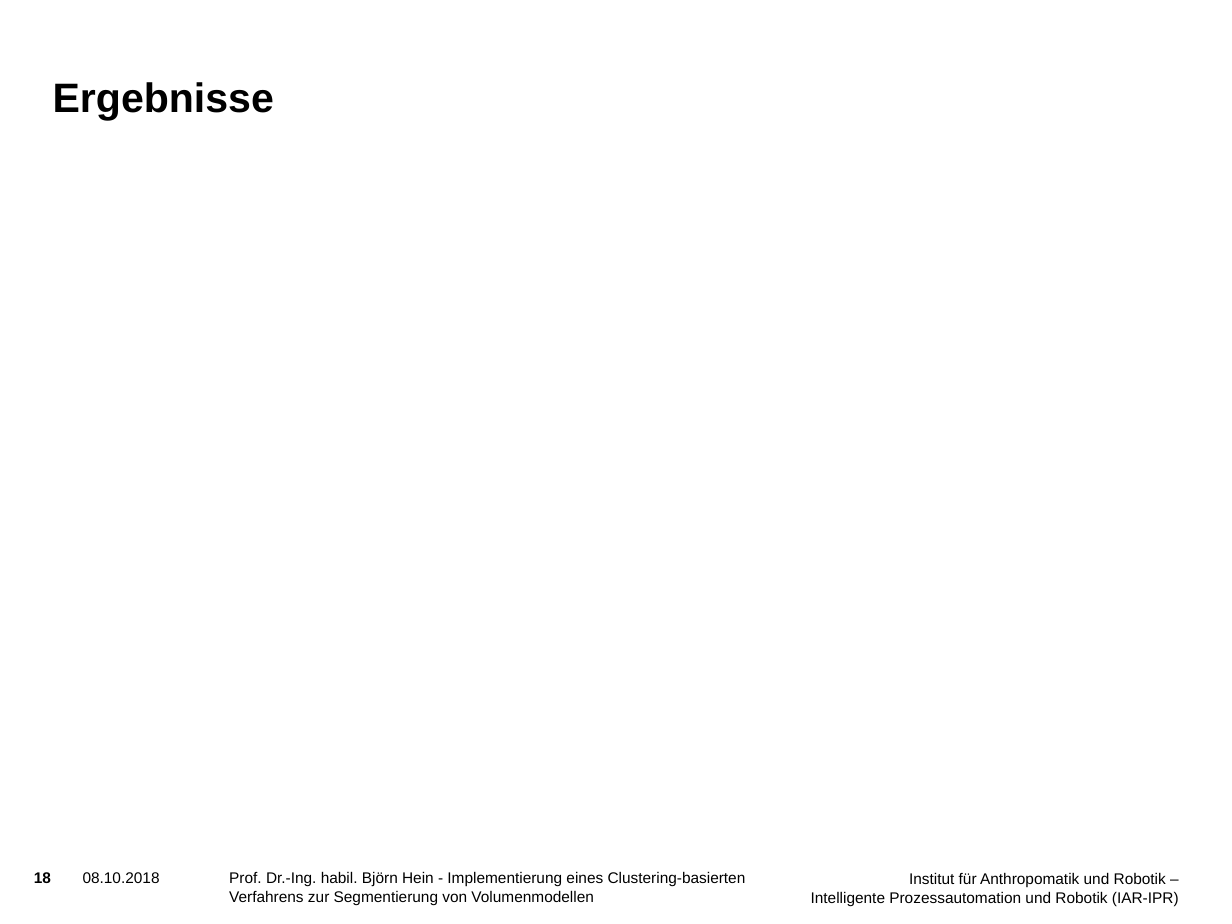
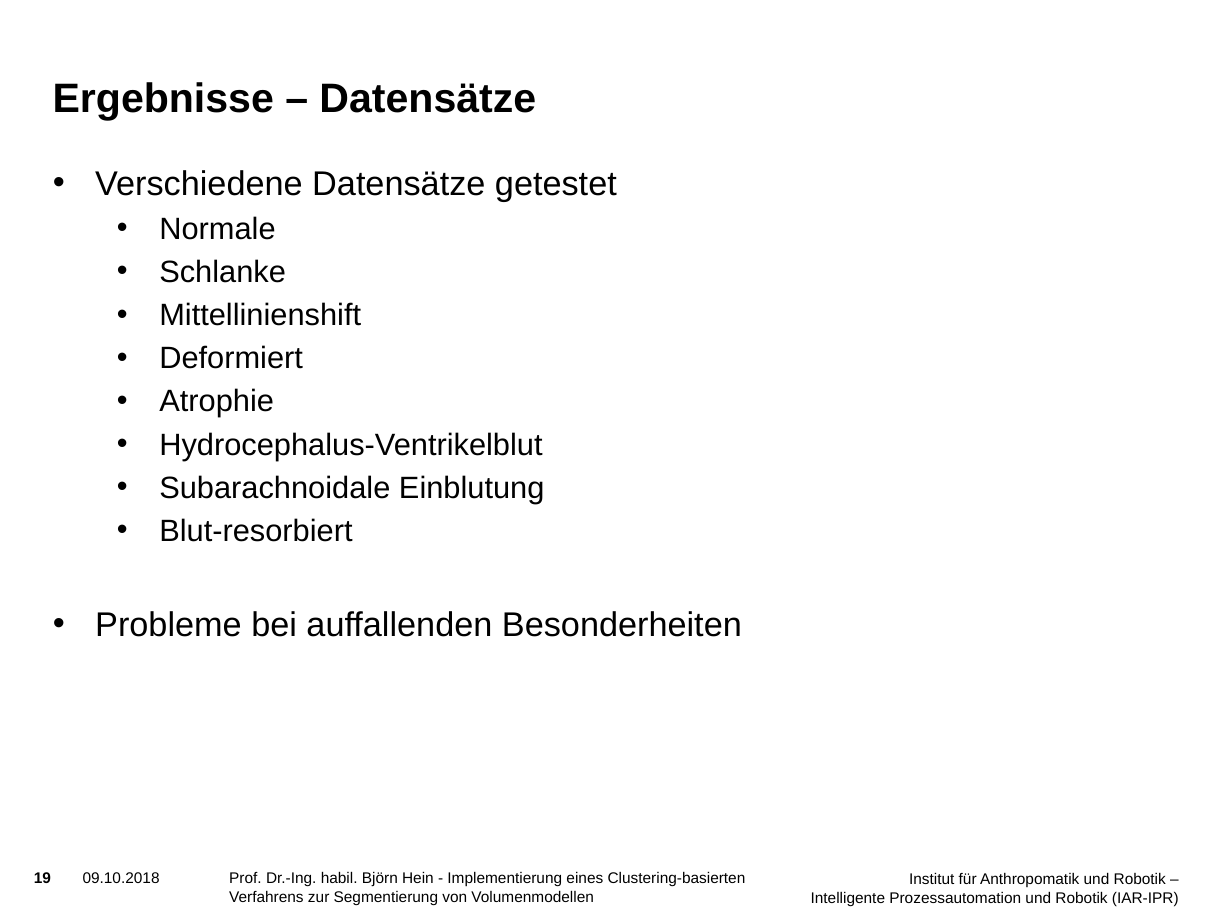
Before and after one commit to SchiriSchaf/Bachelorarbeit, a slide deck: slide 19 of Vortrag/Präsentation.pptx (slide 18 before the commit). Drawn at 1232x924 pixels with LibreOffice and Linux fonts; fonts in the diff are those of the drawing; background and template pictures are left out. Boxes give left, top, right and bottom in pixels: in the first picture for what was removed or moved away, otherwise in the second. Text is boxed around its words. In the diff, an @@ line names an element or a change of style, - is before the commit and + after.

```diff
--- a/Vortrag/Präsentation.pptx
+++ b/Vortrag/Präsentation.pptx
@@ title at (53,82,536,120): text changed @@
-Ergebnisse
+Ergebnisse – Datensätze
@@ text added at (95,170,742,637), 18 pt, text #000000 @@
+• Verschiedene Datensätze getestet
+  • Normale
+  • Schlanke
+  • Mittellinienshift
+  • Deformiert
+  • Atrophie
+  • Hydrocephalus-Ventrikelblut
+  • Subarachnoidale Einblutung
+  • Blut-resorbiert
+• Probleme bei auffallenden Besonderheiten
@@ text at (83,872,160,883): text changed @@
-08.10.2018
+09.10.2018
```
Also in this commit, not shown: 19 other slides changed, 2 slides added, 3 other files.
